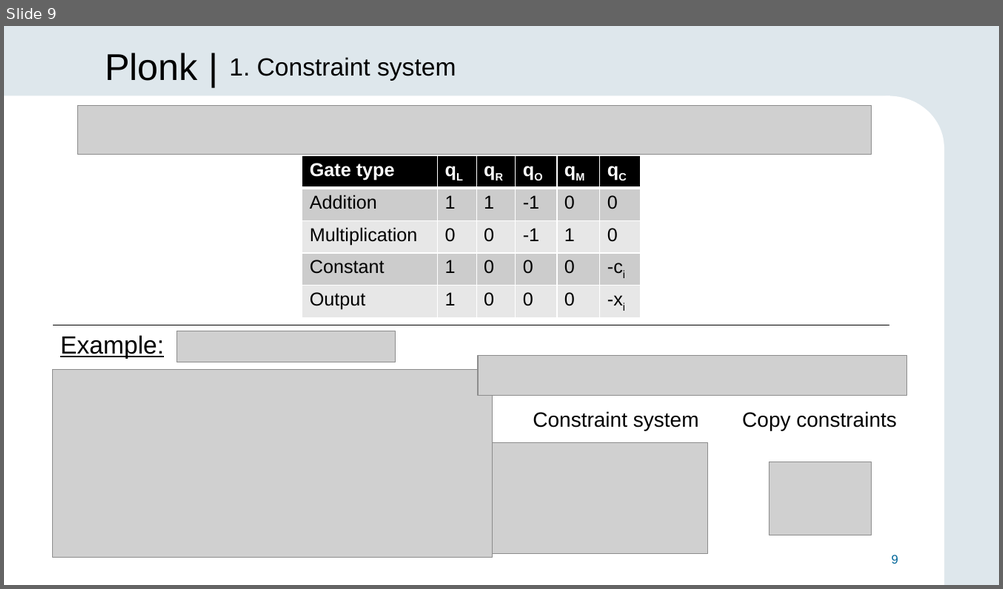
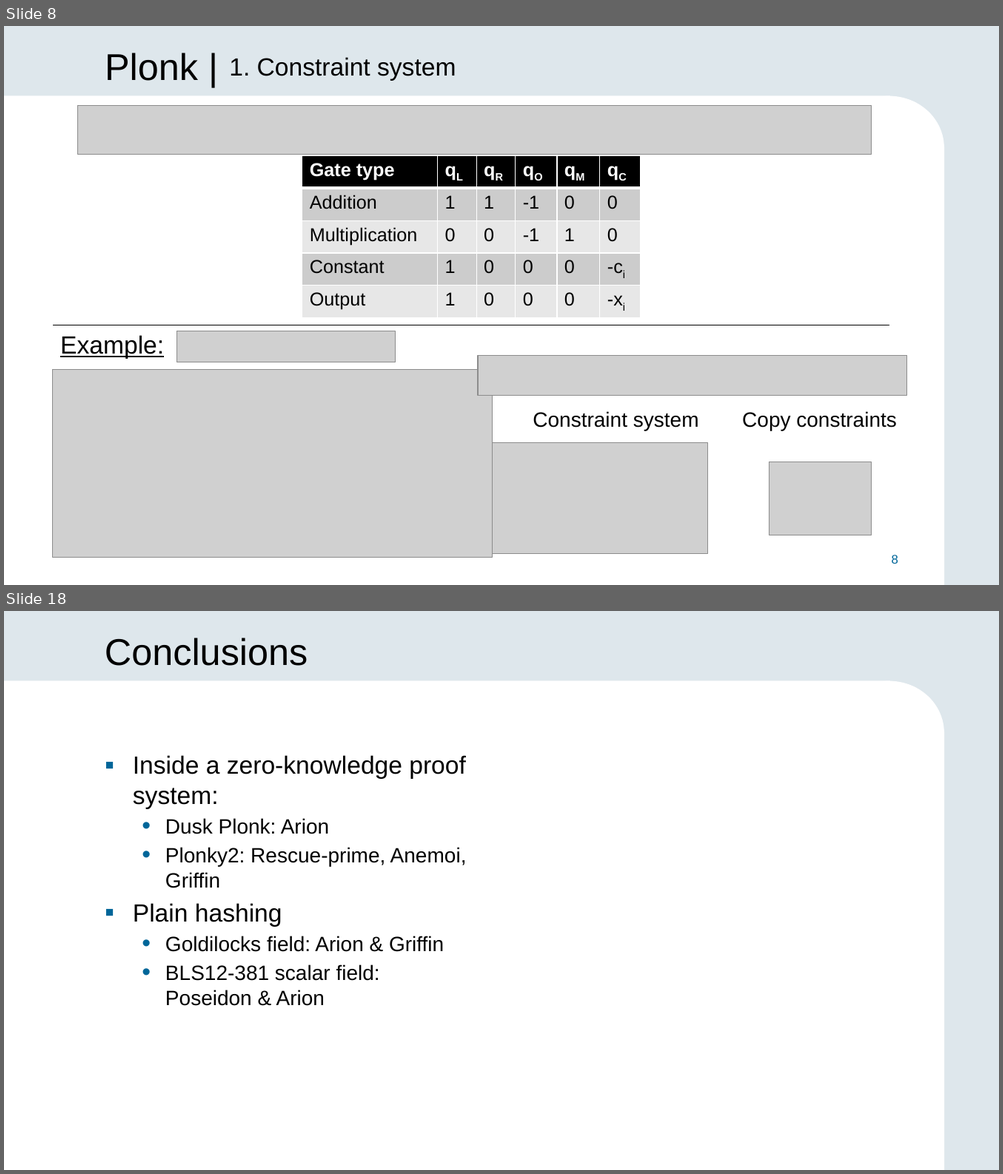
Before and after one commit to alexmllo/zk-hashes, a slide deck: thesis/slides.pptx. Shown one above the other, each under a label of ours: slide 9 before the commit, slides 8 and 18 after it; the slides between them are not shown. The pictures are 1003x589 and 1003x1174 pixels, drawn with LibreOffice and Linux fonts; fonts in the diff are those of the drawing; grey boxes stand for pictures; background and template pictures are left out. Boxes give left, top, right and bottom in pixels: in the first picture for what was removed or moved away, otherwise in the second. Text is boxed around its words. In the diff, an @@ line names an element or a change of style, - is before the commit and + after.

```diff
--- a/thesis/slides.pptx
+++ b/thesis/slides.pptx
@@ slide 18 added at [4, 611, 999, 1170], background #DEE7EC; not listed: 3 template elements that a slide beside it also shows @@
@@ title added at [105, 638, 307, 666], 36 pt, text #000000 @@
+Conclusions
@@ text added at [133, 755, 466, 1006], 20 pt, text #000000 @@
+▪ Inside a zero-knowledge proof system:
+  • Dusk Plonk: Arion
+  • Plonky2: Rescue-prime, Anemoi, Griffin
+▪ Plain hashing
+  • Goldilocks field: Arion & Griffin
+  • BLS12-381 scalar field: Poseidon & Arion
@@ what was slide 9 is now slide 8 @@
@@ page number at [891, 555, 898, 564]: text changed @@
-9
+8
```
Also in this commit, not shown: 12 slides changed, 2 other slides added, 4 slides removed.
